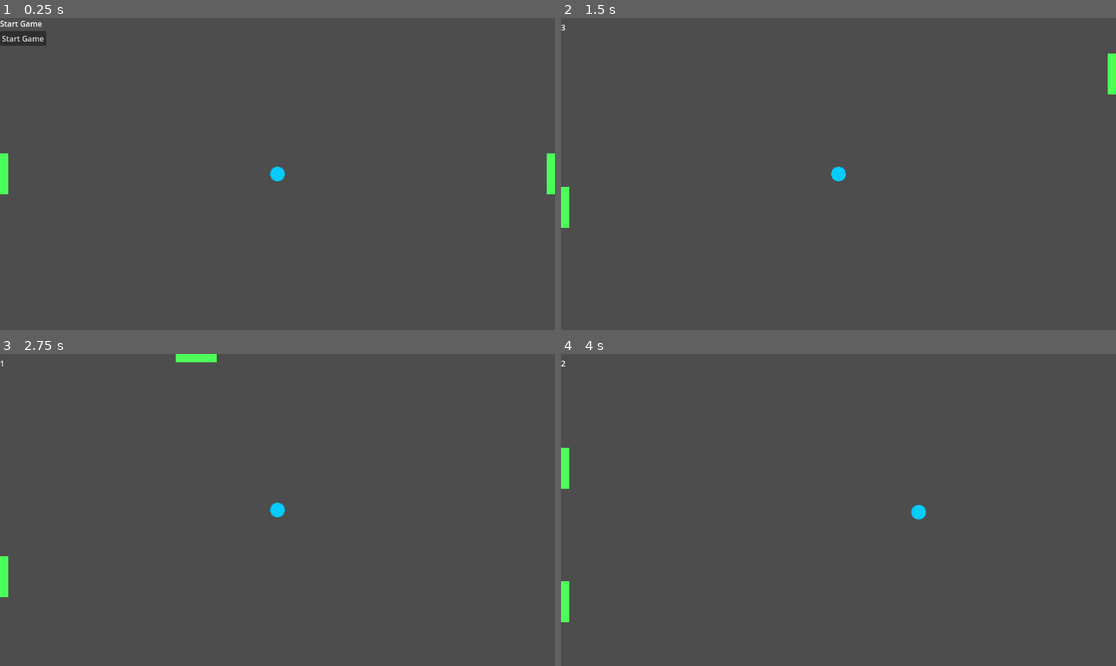
Above: before the commit, frames 1-4 (two rows, left to right).
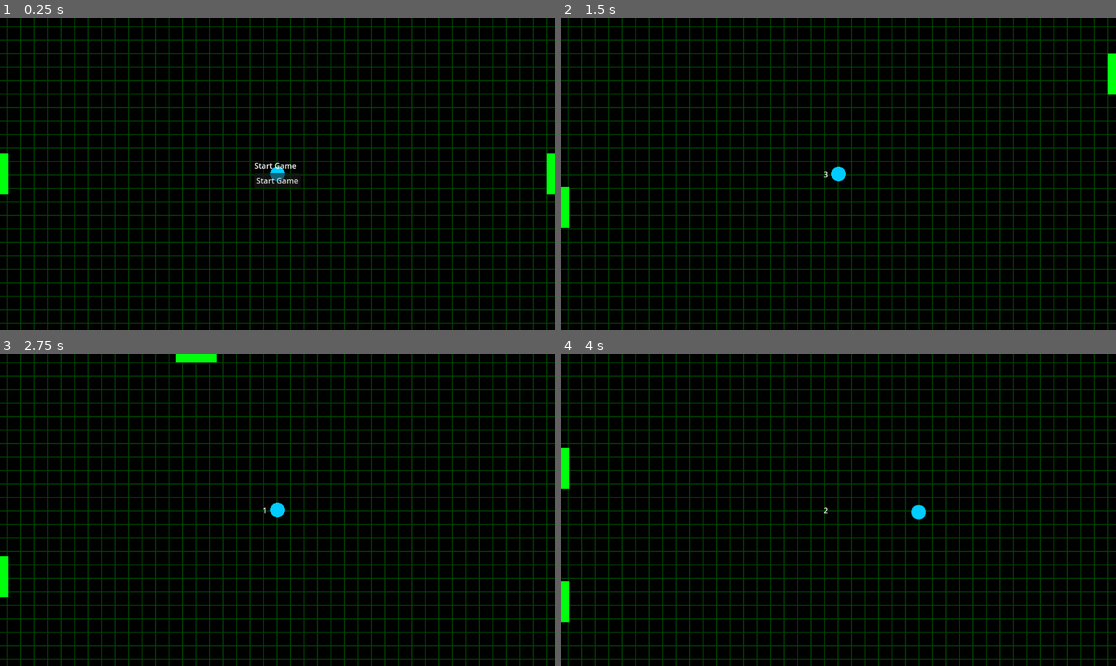
Above: after the commit, the same moments.

Repository: JTheoMitr/pong-infinity
Game: Godot game, scene res://main.tscn
The game is run twice, just before and just after one commit, with the same random seed, the same clock (stepped at 60 frames per second) and the same inputs.
Inputs (mouse positions are in pixels of both pictures, inside the frame that each line leads up to):
- Up to frame 1 (0.25 s): no input
- Up to frame 2 (1.5 s): click "Start Game" at 0.5 s; tap Enter (ui_accept) at 1.25 s; move the mouse to (960, 158) at 1.27 s; hold Up (ui_up) from 1.28 s (still down); tap S (s) at 1.35 s; click (960, 158) at 1.42 s
- Up to frame 3 (2.75 s): tap Enter (ui_accept) at 1.52 s; tap W (w) at 1.55 s; release Up (ui_up) at 2 s; drag from (166, 525) to (249, 572) at 2.02 s
- Up to frame 4 (4 s): tap Enter (ui_accept) at 2.75 s; move the mouse to (894, 441) at 2.77 s; hold Up (ui_up) 2.78-3.5 s; tap S (s) at 2.85 s; tap W (w) at 3.05 s; drag from (810, 572) to (672, 463) at 3.52 s

The runs differ from the first frame. In frame 1, 100% of the frame differs, in the area x 0-100%, y 0-100%; in frame 2, 100%; in frame 3, 100%; in frame 4, 100%.

Commit message:
Updated walls
and added area child to the paddle for tracking hits

Diff:
--- a/UI/hud.gd
+++ b/UI/hud.gd
@@ -5,6 +5,7 @@
 @onready var start_button: Button = $CenterContainer/VBoxContainer/StartButton
 @onready var countdown_label: Label = $CountdownLabel
 @onready var pause_label: Label = $PauseLabel
+@onready var center_container = $CenterContainer
 signal start_button_pressed
 
 
@@ -15,6 +16,7 @@
 	start_button.visible = true
 	pause_label.visible = false
 	start_button.pressed.connect(_on_start_button_pressed)
+
 
 
 func _on_start_button_pressed() -> void:
--- a/UI/hud.tscn
+++ b/UI/hud.tscn
@@ -6,8 +6,17 @@
 script = ExtResource("1_37p78")
 
 [node name="CenterContainer" type="CenterContainer" parent="."]
-offset_right = 40.0
-offset_bottom = 40.0
+anchors_preset = 8
+anchor_left = 0.5
+anchor_top = 0.5
+anchor_right = 0.5
+anchor_bottom = 0.5
+offset_left = -48.0
+offset_top = -29.0
+offset_right = 48.0
+offset_bottom = 29.0
+grow_horizontal = 2
+grow_vertical = 2
 
 [node name="VBoxContainer" type="VBoxContainer" parent="CenterContainer"]
 layout_mode = 2
@@ -20,12 +29,29 @@
 text = "Start Game"
 
 [node name="CountdownLabel" type="Label" parent="."]
-offset_top = 8.0
-offset_right = 63.0
-offset_bottom = 31.0
+anchors_preset = 8
+anchor_left = 0.5
+anchor_top = 0.5
+anchor_right = 0.5
+anchor_bottom = 0.5
+offset_left = -31.5
+offset_top = -11.5
+offset_right = 31.5
+offset_bottom = 11.5
+grow_horizontal = 2
+grow_vertical = 2
 text = "PONG ∞"
 
 [node name="PauseLabel" type="Label" parent="."]
-offset_right = 40.0
-offset_bottom = 23.0
+anchors_preset = 8
+anchor_left = 0.5
+anchor_top = 0.5
+anchor_right = 0.5
+anchor_bottom = 0.5
+offset_left = -26.5
+offset_top = -11.5
+offset_right = 26.5
+offset_bottom = 11.5
+grow_horizontal = 2
+grow_vertical = 2
 text = "PAUSD"
--- a/ball.gd
+++ b/ball.gd
@@ -32,17 +32,13 @@
 		if get_tree().current_scene.has_method("game_over"):
 			get_tree().current_scene.game_over()
 		reset()
-	elif body.is_in_group("paddle"):
-		print("paddle hit")
-		# Optional: add points or speed up ball
-		# base_speed *= 1.03  # small speed-up each bounce
 
 
 func bounce_from_paddle(paddle: Node) -> void:
 	# Reflect direction depending on where on the paddle you hit
 	var normal: Vector2 = (position - paddle.position).normalized()
 	direction = direction.bounce(normal).normalized()
-
+	print("bounce")
 	# --- keep constant speed ---
 	linear_velocity = direction * base_speed
 
--- a/ball.tscn
+++ b/ball.tscn
@@ -10,7 +10,7 @@
 [sub_resource type="CircleShape2D" id="CircleShape2D_41u45"]
 radius = 15.0
 
-[node name="Ball" type="RigidBody2D"]
+[node name="Ball" type="RigidBody2D" groups=["ball"]]
 physics_material_override = SubResource("PhysicsMaterial_41u45")
 gravity_scale = 0.0
 lock_rotation = true
--- a/main.gd
+++ b/main.gd
@@ -56,6 +56,7 @@
 		var third_x := screen_size.x / 3.0
 		if event.position.x > third_x and event.position.x < third_x * 2:
 			toggle_pause()
+			print("pause by touch")
 
 func toggle_pause() -> void:
 	get_tree().paused = !get_tree().paused
--- a/main.tscn
+++ b/main.tscn
@@ -1,6 +1,7 @@
-[gd_scene load_steps=6 format=3 uid="uid://bhonme2b72bsb"]
+[gd_scene load_steps=7 format=3 uid="uid://bhonme2b72bsb"]
 
 [ext_resource type="Script" uid="uid://bu4t8m3k3xdwq" path="res://main.gd" id="1_ig7tw"]
+[ext_resource type="Texture2D" uid="uid://c3en4el6vagxt" path="res://Assets/Bgnd/green_grid_background.png" id="2_7mycd"]
 [ext_resource type="PackedScene" uid="uid://q0kry56wwfql" path="res://walls.tscn" id="2_lquwl"]
 [ext_resource type="PackedScene" uid="uid://bc6k7vt46fl5l" path="res://paddle.tscn" id="3_7mycd"]
 [ext_resource type="PackedScene" uid="uid://bgwonp5ln5nay" path="res://ball.tscn" id="4_272bh"]
@@ -8,6 +9,12 @@
 
 [node name="Main" type="Node2D"]
 script = ExtResource("1_ig7tw")
+
+[node name="Sprite2D" type="Sprite2D" parent="."]
+position = Vector2(576, 325.00003)
+rotation = 1.5707964
+scale = Vector2(0.2, 0.2)
+texture = ExtResource("2_7mycd")
 
 [node name="Camera2D" type="Camera2D" parent="."]
 position = Vector2(576, 324)
--- a/paddle.gd
+++ b/paddle.gd
@@ -80,3 +80,11 @@
 		return Vector2(screen.x - (t - 0.5) * 4.0 * screen.x, screen.y)
 	else:
 		return Vector2(0.0, screen.y - (t - 0.75) * 4.0 * screen.y)
+
+
+
+
+
+func _on_area_2d_body_entered(body: Node2D) -> void:
+	if body.is_in_group("ball"):
+		print("paddlehit")
--- a/paddle.tscn
+++ b/paddle.tscn
@@ -11,6 +11,9 @@
 [sub_resource type="RectangleShape2D" id="RectangleShape2D_0sbc1"]
 size = Vector2(34.5, 85)
 
+[sub_resource type="RectangleShape2D" id="RectangleShape2D_r112f"]
+size = Vector2(42, 93)
+
 [node name="Paddle" type="StaticBody2D" groups=["paddle"]]
 physics_material_override = SubResource("PhysicsMaterial_r112f")
 script = ExtResource("1_0sbc1")
@@ -22,3 +25,11 @@
 
 [node name="CollisionShape2D" type="CollisionShape2D" parent="."]
 shape = SubResource("RectangleShape2D_0sbc1")
+
+[node name="Area2D" type="Area2D" parent="." groups=["paddle"]]
+
+[node name="CollisionShape2D" type="CollisionShape2D" parent="Area2D"]
+position = Vector2(0, -0.5)
+shape = SubResource("RectangleShape2D_r112f")
+
+[connection signal="body_entered" from="Area2D" to="." method="_on_area_2d_body_entered"]
--- a/walls.tscn
+++ b/walls.tscn
@@ -3,30 +3,30 @@
 [ext_resource type="Script" uid="uid://bm3ojqdroiw4s" path="res://walls.gd" id="1_xxkwp"]
 
 [sub_resource type="RectangleShape2D" id="RectangleShape2D_oelu8"]
-size = Vector2(1151, 5)
+size = Vector2(1186, 5)
 
 [sub_resource type="RectangleShape2D" id="RectangleShape2D_xxkwp"]
-size = Vector2(9, 663)
+size = Vector2(9, 665)
 
 [node name="Walls" type="Area2D" groups=["walls"]]
 script = ExtResource("1_xxkwp")
 
 [node name="CollisionShape2D" type="CollisionShape2D" parent="."]
-position = Vector2(575, -3)
+position = Vector2(580, -13)
 shape = SubResource("RectangleShape2D_oelu8")
 
 [node name="CollisionShape2D2" type="CollisionShape2D" parent="."]
-position = Vector2(576, 652)
+position = Vector2(576, 660)
 shape = SubResource("RectangleShape2D_oelu8")
 
 [node name="Sprite2D" type="Sprite2D" parent="."]
 
 [node name="CollisionShape2D3" type="CollisionShape2D" parent="."]
-position = Vector2(-5.5, 321.5)
+position = Vector2(-15, 323.5)
 shape = SubResource("RectangleShape2D_xxkwp")
 
 [node name="CollisionShape2D4" type="CollisionShape2D" parent="."]
-position = Vector2(1160, 324)
+position = Vector2(1170, 324)
 shape = SubResource("RectangleShape2D_xxkwp")
 
 [connection signal="area_entered" from="." to="." method="_on_area_entered"]
Binary file added: Assets/Bgnd/green_grid_background.png
Not shown, added: Assets/Bgnd/green_grid_background.png.import
Not shown: 1 places in paddle.tscn that only renumber resources
Not shown, changed: .DS_Store
Not shown, changed: Assets/.DS_Store
